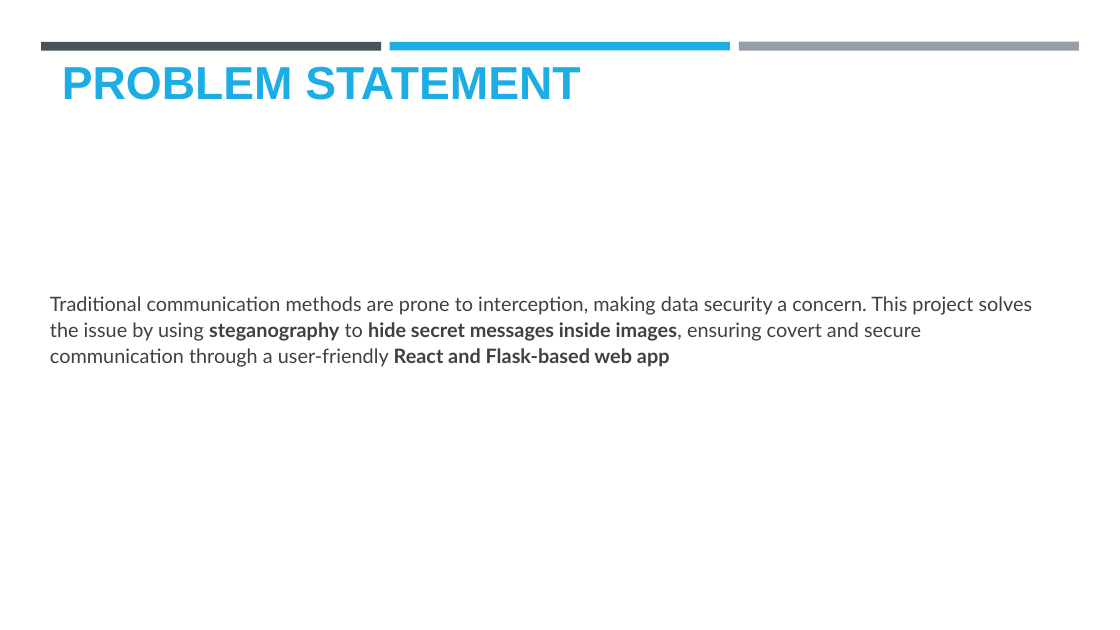
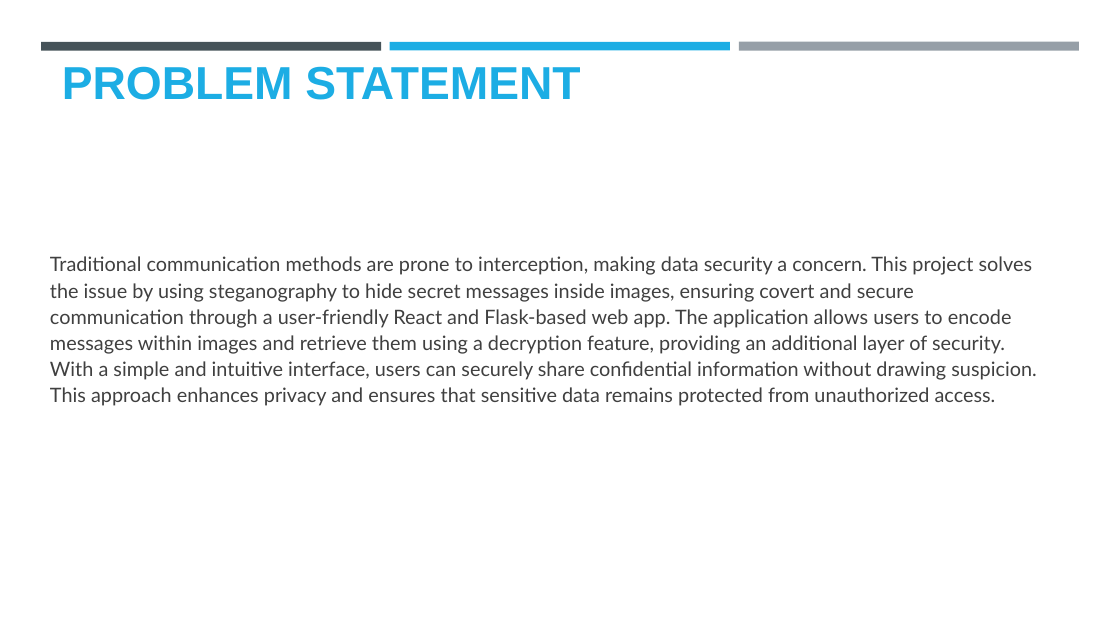
Before and after one commit to ankitgope/Invisible-Writing-React-Python, a slide deck: slide 3 of ANKIT GOPE_PRESENTATION.pptx. Drawn at 1120x630 pixels with LibreOffice and Linux fonts; fonts in the diff are those of the drawing; background and template pictures are left out. Boxes give left, top, right and bottom in pixels: in the first picture for what was removed or moved away, otherwise in the second. Text is boxed around its words. In the diff, an @@ line names an element or a change of style, - is before the commit and + after.

Commit message:
Some changes in ppt

```diff
--- a/ANKIT GOPE_PRESENTATION.pptx
+++ b/ANKIT GOPE_PRESENTATION.pptx
@@ text at bbox=[50, 256, 1036, 406]: text changed @@
-Traditional communication methods are prone to interception, making data security a concern. This project solves the issue by using steganography to hide secret messages inside images, ensuring covert and secure communication through a user-friendly React and Flask-based web app
+Traditional communication methods are prone to interception, making data security a concern. This project solves the issue by using steganography to hide secret messages inside images, ensuring covert and secure communication through a user-friendly React and Flask-based web app. The application allows users to encode messages within images and retrieve them using a decryption feature, providing an additional layer of security. With a simple and intuitive interface, users can securely share confidential information without drawing suspicion. This approach enhances privacy and ensures that sensitive data remains protected from unauthorized access.
```
Also in this commit, not shown: 4 other slides changed.
